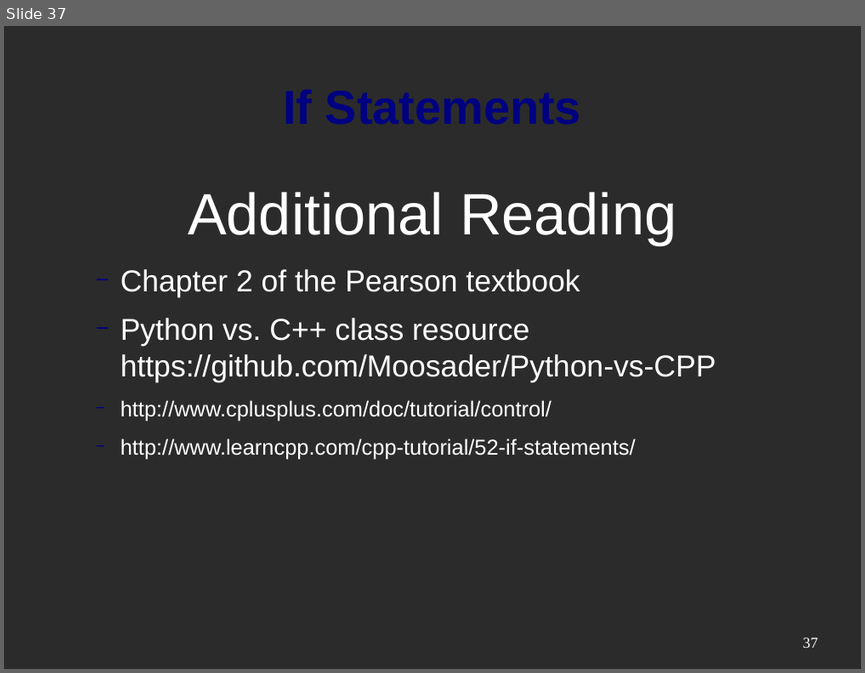
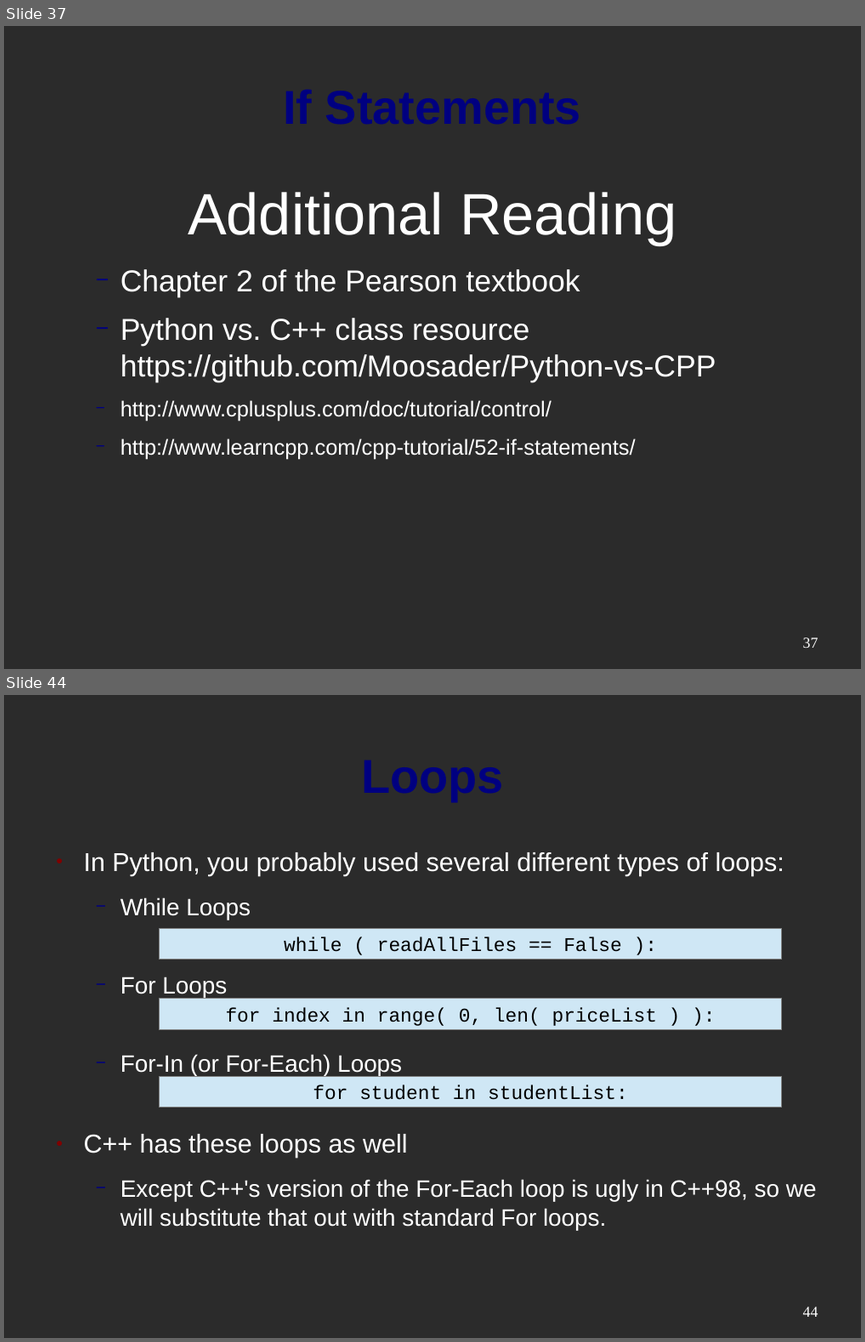
Before and after one commit to mactwist555/CPP-Course, a slide deck: Week 01/Python vs CPP.odp. Shown one above the other, each under a label of ours: slide 37 before the commit, slides 37 and 44 after it; the slides between them are not shown. The pictures are 865x673 and 865x1342 pixels, drawn with LibreOffice and Linux fonts; fonts in the diff are those of the drawing; background and template pictures are left out; a plain dark background stands for a picture behind light text. Boxes give left, top, right and bottom in pixels: in the first picture for what was removed or moved away, otherwise in the second. Text is boxed around its words. In the diff, an @@ line names an element or a change of style, - is before the commit and + after.

```diff
--- a/Week 01/Python vs CPP.odp
+++ b/Week 01/Python vs CPP.odp
@@ slide 44 added at [4,695,861,1338], background picture (left out) @@
@@ text added at [84,852,817,1230], 22 pt, text #FFFFFF @@
+● In Python, you probably used several different types of loops:
+  − While Loops
+  − For Loops
+  − For-In (or For-Each) Loops
+● C++ has these loops as well
+  − Except C++'s version of the For-Each loop is ugly in C++98, so we will substitute that out with standard For loops.
@@ title added at [715,852,784,876], 44 pt, text #000080, bold @@
+Loops
@@ rectangle added at [160,928,782,959], fill #CFE7F5, outline #808080 0 pt, 18 pt, text #000000 @@
+while ( readAllFiles == False ):
@@ rectangle added at [160,998,782,1029], fill #CFE7F5, outline #808080 0 pt, 18 pt, text #000000 @@
+for index in range( 0, len( priceList ) ):
@@ rectangle added at [160,1076,782,1107], fill #CFE7F5, outline #808080 0 pt, 18 pt, text #000000 @@
+for student in studentList:
@@ page number added at [803,1306,818,1316], 14 pt, text #FFFFFF @@
+44
```
Also in this commit, not shown: 5 slides changed, 20 other slides added, 2 slides removed.
